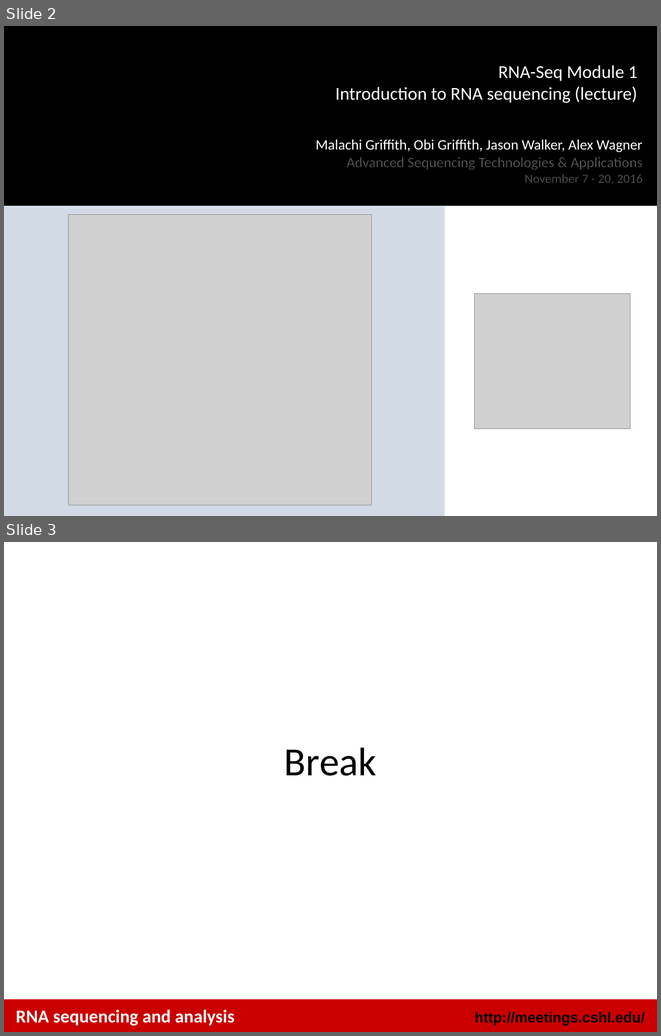
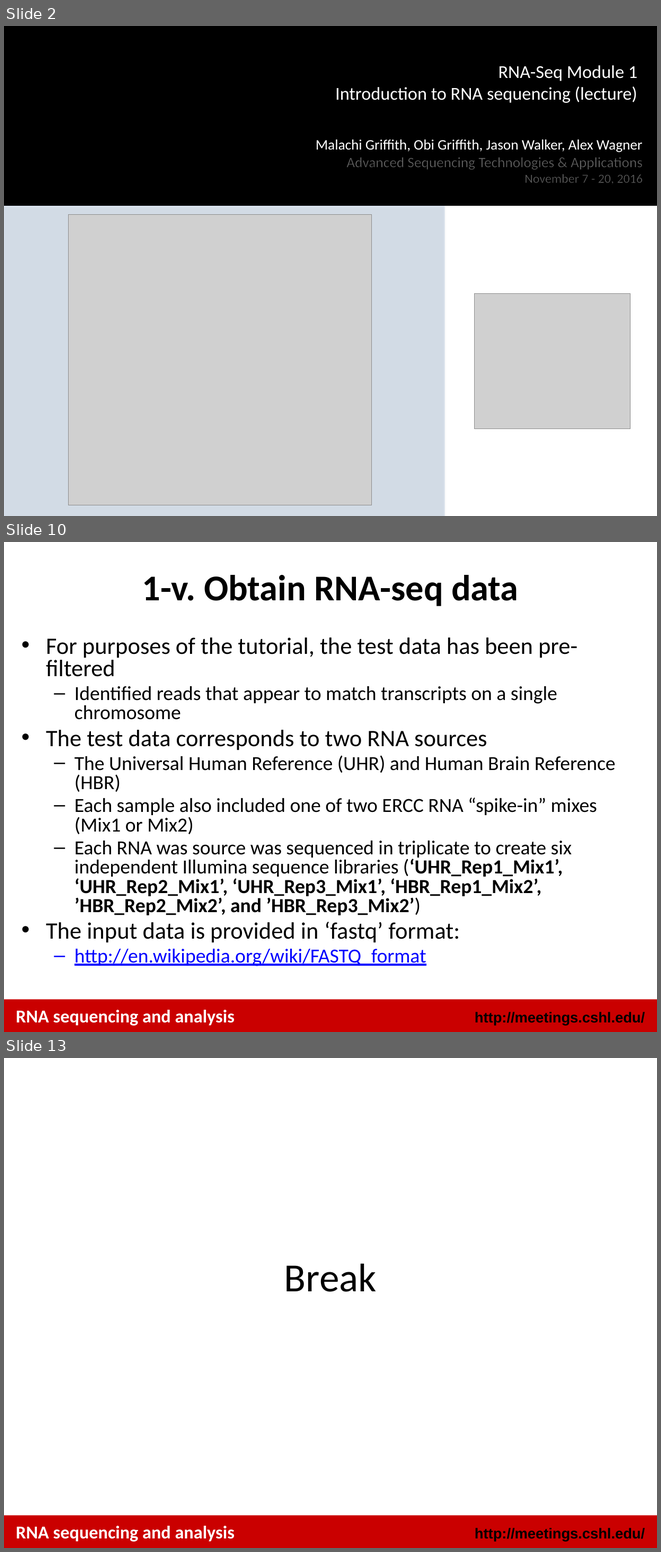
Before and after one commit to griffithlab/rnaseq_tutorial_wiki, a slide deck: LectureFiles/cshl/2016/RNASeq_Module1_Tutorial.pptx. Shown one above the other, each under a label of ours: slides 2 and 3 before the commit, slides 2, 10 and 13 after it; the slides between them are not shown. The pictures are 661x1036 and 661x1552 pixels, drawn with LibreOffice and Linux fonts; fonts in the diff are those of the drawing; grey boxes stand for pictures; background and template pictures are left out. Boxes give left, top, right and bottom in pixels: in the first picture for what was removed or moved away, otherwise in the second. Text is boxed around its words. In the diff, an @@ line names an element or a change of style, - is before the commit and + after.

Commit message:
Adding updated version of module 1 tutorial

```diff
--- a/LectureFiles/cshl/2016/RNASeq_Module1_Tutorial.pptx
+++ b/LectureFiles/cshl/2016/RNASeq_Module1_Tutorial.pptx
@@ slide 10 added at <box>4,542,657,1032</box>, background #FFFFFF; not listed: 2 template elements that a slide beside it also shows @@
@@ title added at <box>142,575,519,606</box>, 40 pt, text #000000, bold @@
+1-v. Obtain RNA-seq data
@@ text added at <box>46,637,616,966</box>, 22 pt, text #000000 @@
+• For purposes of the tutorial, the test data has been pre-filtered
+  – Identified reads that appear to match transcripts on a single chromosome
+• The test data corresponds to two RNA sources
+  – The Universal Human Reference (UHR) and Human Brain Reference (HBR)
+  – Each sample also included one of two ERCC RNA “spike-in” mixes (Mix1 or Mix2)
+  – Each RNA was source was sequenced in triplicate to create six independent Illumina sequence libraries (‘UHR_Rep1_Mix1’, ‘UHR_Rep2_Mix1’, ‘UHR_Rep3_Mix1’, ‘HBR_Rep1_Mix2’, ’HBR_Rep2_Mix2’, and ’HBR_Rep3_Mix2’)
+• The input data is provided in ‘fastq’ format:
+  – http://en.wikipedia.org/wiki/FASTQ_format
@@ text added at <box>16,1009,235,1025</box>, 20 pt, text #FFFFFF, bold @@
+RNA sequencing and analysis
@@ what was slide 3 is now slide 13 @@
```
Also in this commit, not shown: 9 other slides added, 1 other file.
